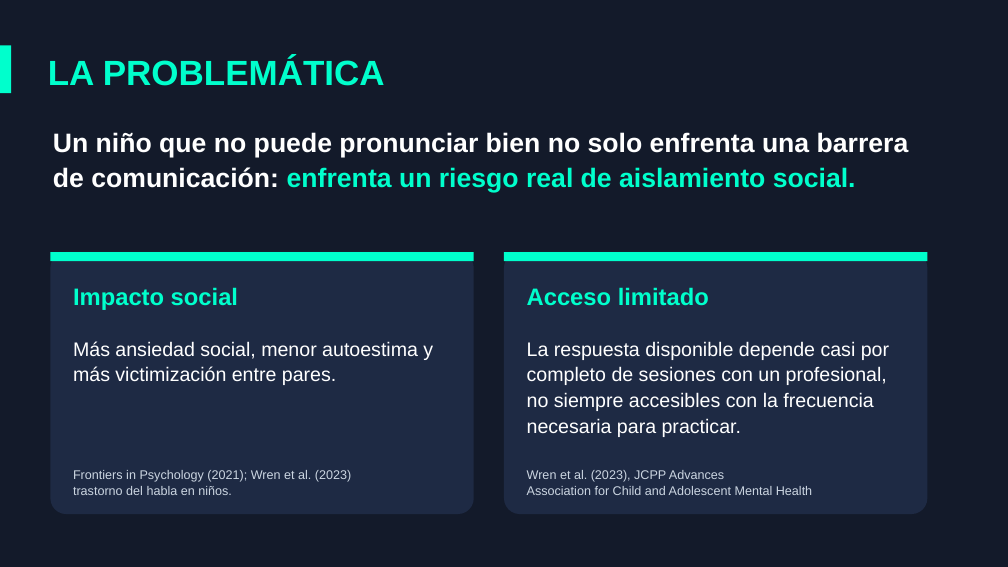
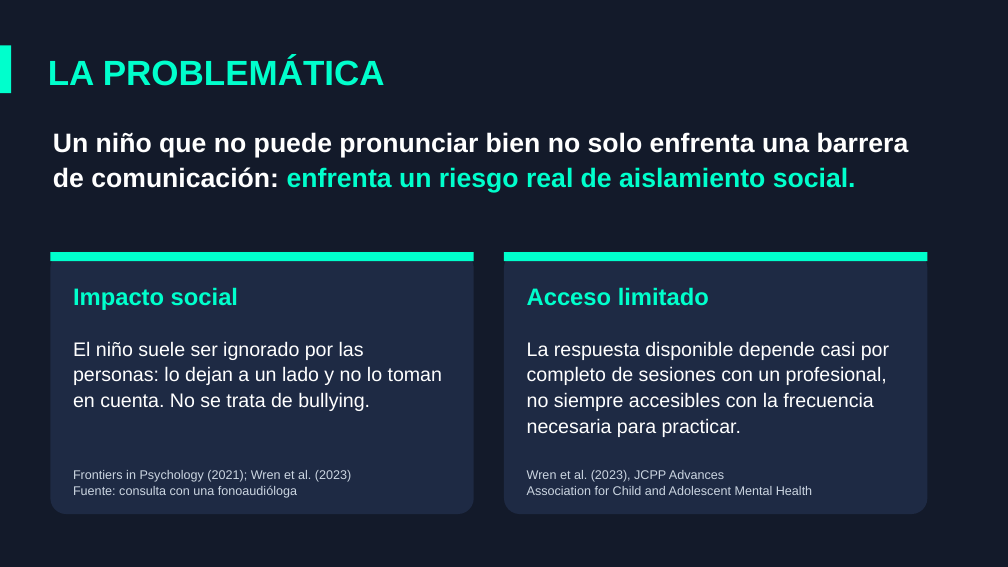
Before and after one commit to David-Code404/FonoKids, a slide deck: slide 3 of documentacion/presentacion/FonoKids - IA para la pronunciación infantil.pptx. Drawn at 1008x567 pixels with LibreOffice and Linux fonts; fonts in the diff are those of the drawing. Boxes give left, top, right and bottom in pixels: in the first picture for what was removed or moved away, otherwise in the second. Text is boxed around its words. In the diff, an @@ line names an element or a change of style, - is before the commit and + after.

```diff
--- a/documentacion/presentacion/FonoKids - IA para la pronunciación infantil.pptx
+++ b/documentacion/presentacion/FonoKids - IA para la pronunciación infantil.pptx
@@ text at <box>73,341,442,411</box>: text changed @@
-Más ansiedad social, menor autoestima y más victimización entre pares.
+El niño suele ser ignorado por las personas: lo dejan a un lado y no lo toman en cuenta. No se trata de bullying.
@@ text at <box>73,486,297,498</box>: text changed @@
-trastorno del habla en niños.
+Fuente: consulta con una fonoaudióloga
```
Also in this commit, not shown: 5 other slides changed, 2 slides added, 1 slide removed.
